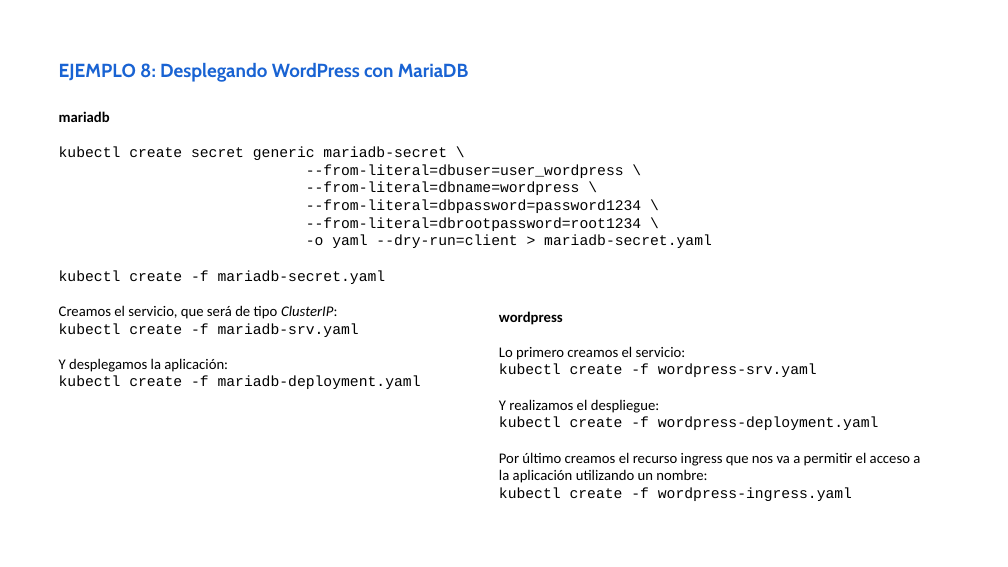
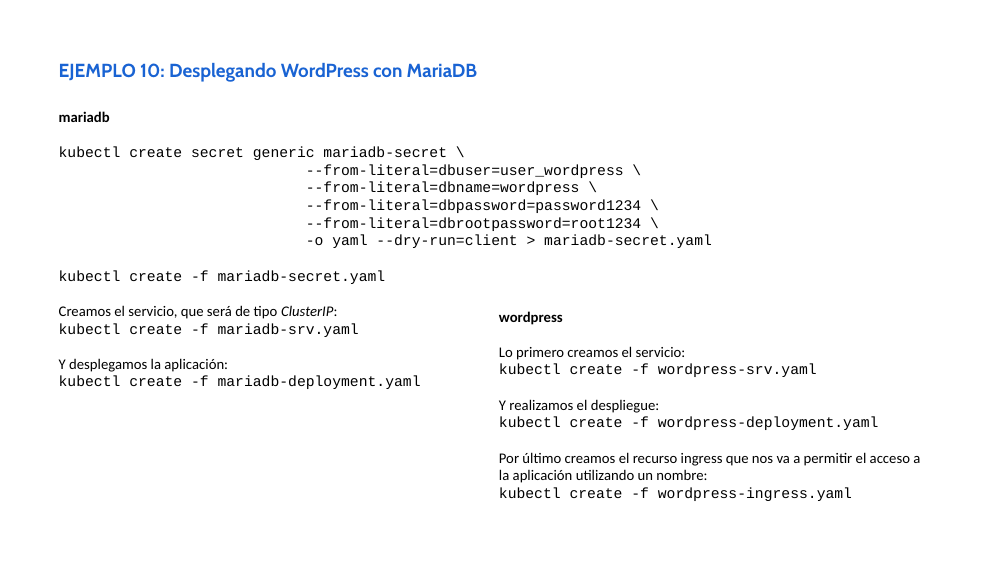
Before and after one commit to iesgn/curso_kubernetes_2020, a slide deck: slide 12 of unidad4/presentacion_unidad4.odp. Drawn at 1008x567 pixels with LibreOffice and Linux fonts; fonts in the diff are those of the drawing. Boxes give left, top, right and bottom in pixels: in the first picture for what was removed or moved away, otherwise in the second. Text is boxed around its words. In the diff, an @@ line names an element or a change of style, - is before the commit and + after.

```diff
--- a/unidad4/presentacion_unidad4.odp
+++ b/unidad4/presentacion_unidad4.odp
@@ text at bbox=[59, 63, 478, 82]: text changed @@
-EJEMPLO 8: Desplegando WordPress con MariaDB
+EJEMPLO 10: Desplegando WordPress con MariaDB
```
Also in this commit, not shown: 14 other slides changed, 1 slide added, 3 other files.
